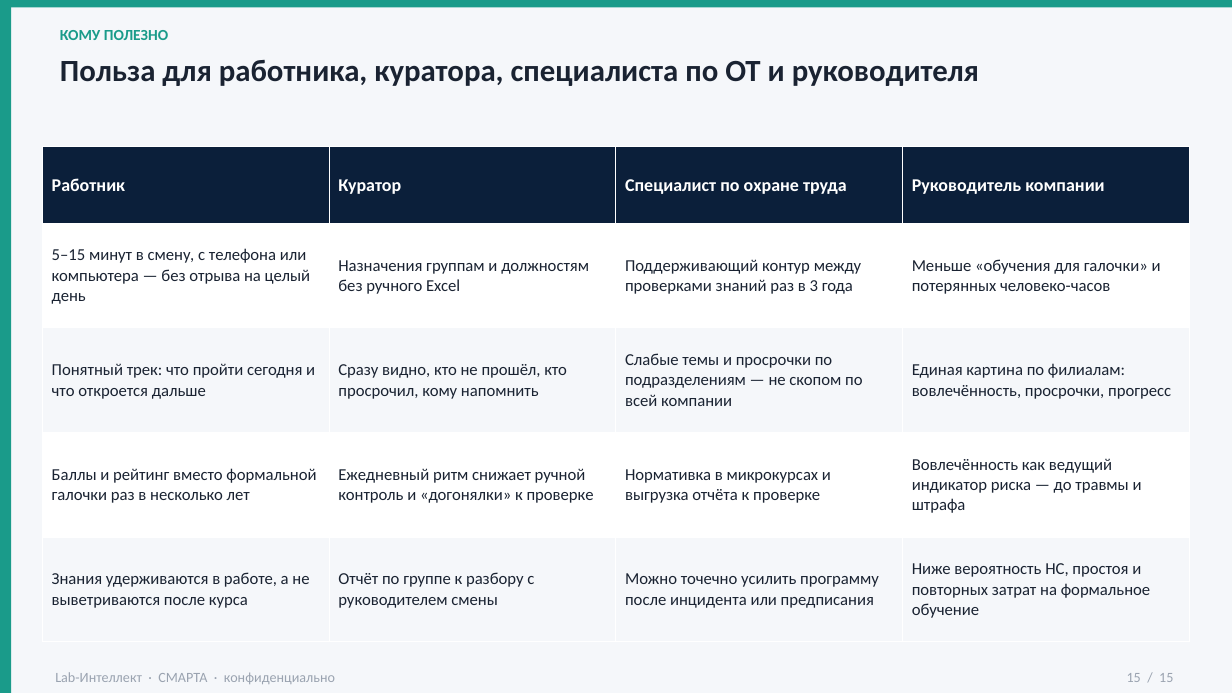
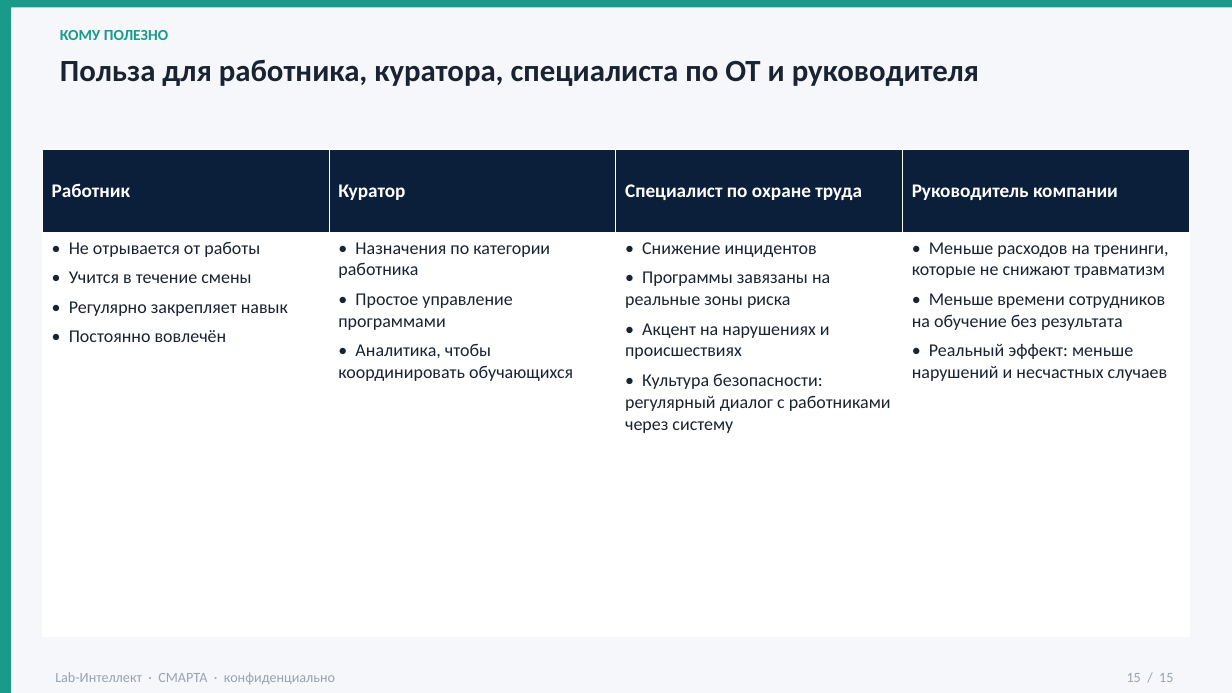
Before and after one commit to lysakalenushka-hash/-, a slide deck: slide 15 of issledovaniya/Lab-Intellekt_prodayushchaya-prezentaciya_v2.pptx. Drawn at 1232x693 pixels with LibreOffice and Linux fonts; fonts in the diff are those of the drawing. Boxes give left, top, right and bottom in pixels: in the first picture for what was removed or moved away, otherwise in the second. Text is boxed around its words. In the diff, an @@ line names an element or a change of style, - is before the commit and + after.

```diff
--- a/issledovaniya/Lab-Intellekt_prodayushchaya-prezentaciya_v2.pptx
+++ b/issledovaniya/Lab-Intellekt_prodayushchaya-prezentaciya_v2.pptx
@@ table at (43, 150, 1189, 637) @@
-row 2: 5–15 минут в смену, с телефона или компьютера — без отрыва на целый день | Назначения группам и должностям без ручного Excel | Поддерживающий контур между проверками знаний раз в 3 года | Меньше «обучения для галочки» и потерянных человеко-часов
-row 3: Понятный трек: что пройти сегодня и что откроется дальше | Сразу видно, кто не прошёл, кто просрочил, кому напомнить | Слабые темы и просрочки по подразделениям — не скопом по всей компании | Единая картина по филиалам: вовлечённость, просрочки, прогресс
-row 4: Баллы и рейтинг вместо формальной галочки раз в несколько лет | Ежедневный ритм снижает ручной контроль и «догонялки» к проверке | Нормативка в микрокурсах и выгрузка отчёта к проверке | Вовлечённость как ведущий индикатор риска — до травмы и штрафа
-row 5: Знания удерживаются в работе, а не выветриваются после курса | Отчёт по группе к разбору с руководителем смены | Можно точечно усилить программу после инцидента или предписания | Ниже вероятность НС, простоя и повторных затрат на формальное обучение
+row 2: • Не отрывается от работы / • Учится в течение смены / • Регулярно закрепляет навык / • Постоянно вовлечён | • Назначения по категории работника / • Простое управление программами / • Аналитика, чтобы координировать обучающихся | • Снижение инцидентов / • Программы завязаны на реальные зоны риска / • Акцент на нарушениях и происшествиях / • Культура безопасности: регулярный диалог с работниками через систему | • Меньше расходов на тренинги, которые не снижают травматизм / • Меньше времени сотрудников на обучение без результата / • Реальный эффект: меньше нарушений и несчастных случаев
```
